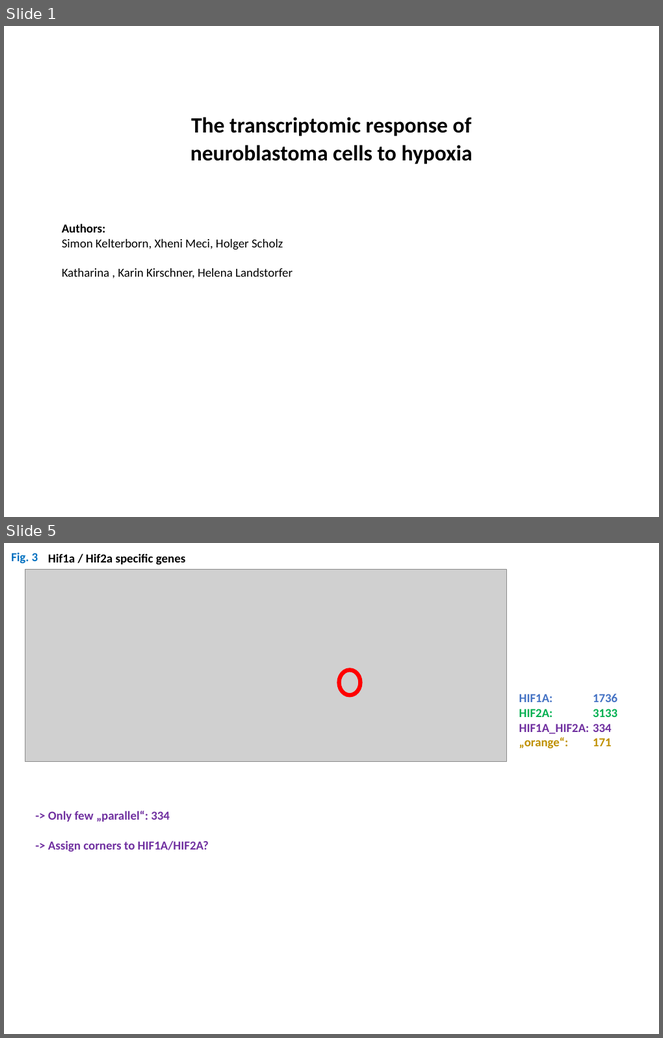
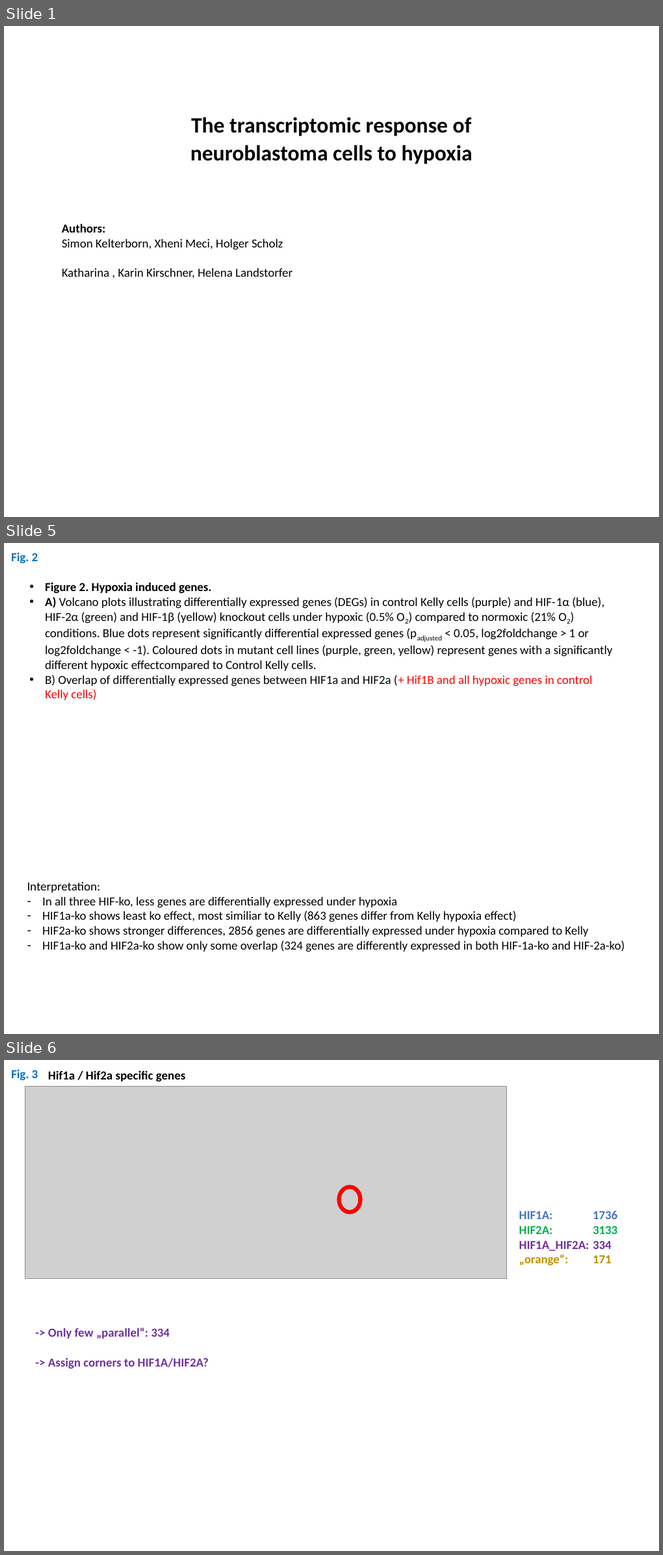
Before and after one commit to DNAborn/RNAseq_Kelly_Hx, a slide deck: 4_manuscript/Figures2.pptx. Shown one above the other, each under a label of ours: slides 1 and 5 before the commit, slides 1, 5 and 6 after it; the slides between them are not shown. The pictures are 663x1038 and 663x1555 pixels, drawn with LibreOffice and Linux fonts; fonts in the diff are those of the drawing; grey boxes stand for pictures. Boxes give left, top, right and bottom in pixels: in the first picture for what was removed or moved away, otherwise in the second. Text is boxed around its words. In the diff, an @@ line names an element or a change of style, - is before the commit and + after.

```diff
--- a/4_manuscript/Figures2.pptx
+++ b/4_manuscript/Figures2.pptx
@@ slide 5 added at [4,543,659,1034], background #FFFFFF @@
@@ text added at [11,553,38,564], 18 pt, text #0070C0, bold @@
+Fig. 2
@@ text added at [45,582,613,700], 18 pt, text #000000 @@
+• Figure 2. Hypoxia induced genes.
+• A) Volcano plots illustrating differentially expressed genes (DEGs) in control Kelly cells (purple) and HIF-1α (blue), HIF-2α (green) and HIF-1β (yellow) knockout cells under hypoxic (0.5% O2) compared to normoxic (21% O2) conditions. Blue dots represent significantly differential expressed genes (padjusted < 0.05, log2foldchange > 1 or log2foldchange < -1). Coloured dots in mutant cell lines (purple, green, yellow) represent genes with a significantly different hypoxic effectcompared to Control Kelly cells.
+• B) Overlap of differentially expressed genes between HIF1a and HIF2a (+ Hif1B and all hypoxic genes in control Kelly cells)
@@ text added at [27,882,625,953], 18 pt, text #000000 @@
+Interpretation:
+– In all three HIF-ko, less genes are differentially expressed under hypoxia
+– HIF1a-ko shows least ko effect, most similiar to Kelly (863 genes differ from Kelly hypoxia effect)
+– HIF2a-ko shows stronger differences, 2856 genes are differentially expressed under hypoxia compared to Kelly
+– HIF1a-ko and HIF2a-ko show only some overlap (324 genes are differently expressed in both HIF-1a-ko and HIF-2a-ko)
@@ what was slide 5 is now slide 6 @@
```
Also in this commit, not shown: 2 slides changed, 6 other slides added, 1 slide removed.
